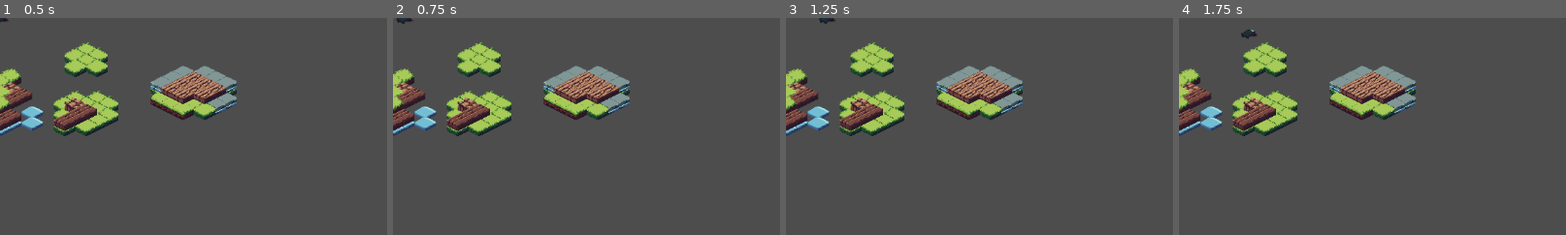
Above: before the commit, frames 1-4 (left to right).
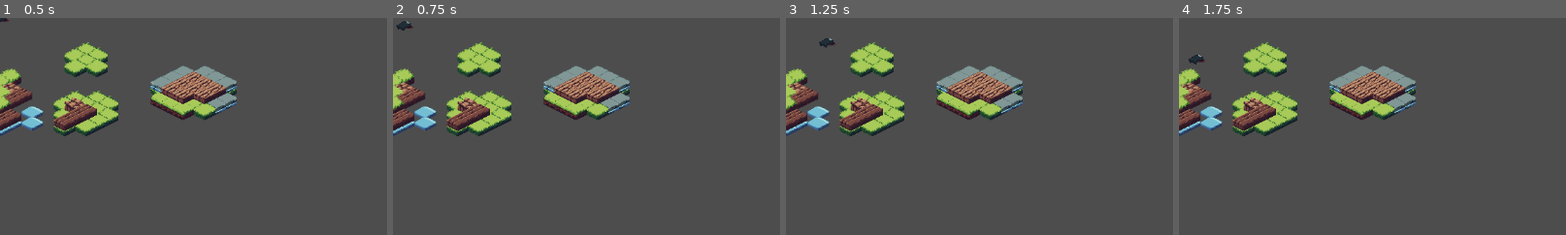
Above: after the commit, the same moments.

Repository: WatDuhHekBro/SGDA-Jam-S24
Game: Godot game, scene res://objects/test.tscn
The game is run twice, just before and just after one commit, with the same random seed, the same clock (stepped at 60 frames per second) and the same inputs. The project has no main scene, so this scene is started directly.
Inputs:
- Up to frame 1 (0.5 s): no input
- Up to frame 2 (0.75 s): tap Enter at 0.5 s; hold Right (ui_right) from 0.53 s (still down)
- Up to frame 3 (1.25 s): keep holding Right (ui_right)
- Up to frame 4 (1.75 s): release Right (ui_right) at 1.28 s; hold Down (ui_down) from 1.28 s (still down)
The pictures show only the part of the screen within x 0-50%, y 0-50%; the shares and areas given below are measured in that part.

Frame 1 is identical in both runs. In frame 2, 0.2% of the frame differs, in the area x 0-6%, y 0-6%; in frame 3, 0.2%; in frame 4, 0.2%, in the area x 2-21%, y 5-22%.

Commit message:
Fixed isometric movement

Diff:
--- a/objects/CharacterBody2D.gd
+++ b/objects/CharacterBody2D.gd
@@ -8,23 +8,20 @@
 	# Get the input direction and handle the movement/deceleration.
 	# As good practice, you should replace UI actions with custom gameplay actions.
 	var direction_x = Input.get_axis("ui_left", "ui_right")
-	var direction_y = Input.get_axis("ui_up", "ui_down")
+	var direction_y = Input.get_axis("ui_down", "ui_up")
 
 	if direction_x:
 		velocity.x = direction_x * SPEED * cos(deg_to_rad(30))
 		velocity.y = direction_x * SPEED * sin(deg_to_rad(30))
-		print(cos(deg_to_rad(30)), sin(deg_to_rad(30)))
+		print('x\' = ', velocity.x)
+		print('y\' = ', velocity.y)
+	elif direction_y:
+		velocity.x = direction_y * SPEED * cos(deg_to_rad(-30))
+		velocity.y = direction_y * SPEED * sin(deg_to_rad(-30))
 		print('x = ', velocity.x)
 		print('y = ', velocity.y)
 	else:
 		velocity.x = move_toward(velocity.x, 0, SPEED)
-
-	if direction_y:
-		velocity.x = direction_y * SPEED * cos(deg_to_rad(30))
-		velocity.y = direction_y * SPEED * sin(deg_to_rad(30))
-		print('x = ', velocity.x)
-		print('y = ', velocity.y)
-	else:
 		velocity.y = move_toward(velocity.y, 0, SPEED)
 
 	move_and_slide()
--- a/objects/test.tscn
+++ b/objects/test.tscn
@@ -8,125 +8,356 @@
 texture = ExtResource("1_g5e61")
 texture_region_size = Vector2i(32, 32)
 0:0/0 = 0
+0:0/0/physics_layer_0/linear_velocity = Vector2(0, 0)
+0:0/0/physics_layer_0/angular_velocity = 0.0
 1:0/0 = 0
+1:0/0/physics_layer_0/linear_velocity = Vector2(0, 0)
+1:0/0/physics_layer_0/angular_velocity = 0.0
 2:0/0 = 0
+2:0/0/physics_layer_0/linear_velocity = Vector2(0, 0)
+2:0/0/physics_layer_0/angular_velocity = 0.0
 3:0/0 = 0
+3:0/0/physics_layer_0/linear_velocity = Vector2(0, 0)
+3:0/0/physics_layer_0/angular_velocity = 0.0
 4:0/0 = 0
+4:0/0/physics_layer_0/linear_velocity = Vector2(0, 0)
+4:0/0/physics_layer_0/angular_velocity = 0.0
 5:0/0 = 0
+5:0/0/physics_layer_0/linear_velocity = Vector2(0, 0)
+5:0/0/physics_layer_0/angular_velocity = 0.0
 6:0/0 = 0
+6:0/0/physics_layer_0/linear_velocity = Vector2(0, 0)
+6:0/0/physics_layer_0/angular_velocity = 0.0
 7:0/0 = 0
+7:0/0/physics_layer_0/linear_velocity = Vector2(0, 0)
+7:0/0/physics_layer_0/angular_velocity = 0.0
 8:0/0 = 0
+8:0/0/physics_layer_0/linear_velocity = Vector2(0, 0)
+8:0/0/physics_layer_0/angular_velocity = 0.0
 9:0/0 = 0
+9:0/0/physics_layer_0/linear_velocity = Vector2(0, 0)
+9:0/0/physics_layer_0/angular_velocity = 0.0
 10:0/0 = 0
+10:0/0/physics_layer_0/linear_velocity = Vector2(0, 0)
+10:0/0/physics_layer_0/angular_velocity = 0.0
 0:1/0 = 0
+0:1/0/physics_layer_0/linear_velocity = Vector2(0, 0)
+0:1/0/physics_layer_0/angular_velocity = 0.0
 1:1/0 = 0
+1:1/0/physics_layer_0/linear_velocity = Vector2(0, 0)
+1:1/0/physics_layer_0/angular_velocity = 0.0
 2:1/0 = 0
+2:1/0/physics_layer_0/linear_velocity = Vector2(0, 0)
+2:1/0/physics_layer_0/angular_velocity = 0.0
 3:1/0 = 0
+3:1/0/physics_layer_0/linear_velocity = Vector2(0, 0)
+3:1/0/physics_layer_0/angular_velocity = 0.0
 4:1/0 = 0
+4:1/0/physics_layer_0/linear_velocity = Vector2(0, 0)
+4:1/0/physics_layer_0/angular_velocity = 0.0
 5:1/0 = 0
+5:1/0/physics_layer_0/linear_velocity = Vector2(0, 0)
+5:1/0/physics_layer_0/angular_velocity = 0.0
 6:1/0 = 0
+6:1/0/physics_layer_0/linear_velocity = Vector2(0, 0)
+6:1/0/physics_layer_0/angular_velocity = 0.0
 7:1/0 = 0
+7:1/0/physics_layer_0/linear_velocity = Vector2(0, 0)
+7:1/0/physics_layer_0/angular_velocity = 0.0
 8:1/0 = 0
+8:1/0/physics_layer_0/linear_velocity = Vector2(0, 0)
+8:1/0/physics_layer_0/angular_velocity = 0.0
 9:1/0 = 0
+9:1/0/physics_layer_0/linear_velocity = Vector2(0, 0)
+9:1/0/physics_layer_0/angular_velocity = 0.0
 10:1/0 = 0
+10:1/0/physics_layer_0/linear_velocity = Vector2(0, 0)
+10:1/0/physics_layer_0/angular_velocity = 0.0
 0:2/0 = 0
+0:2/0/physics_layer_0/linear_velocity = Vector2(0, 0)
+0:2/0/physics_layer_0/angular_velocity = 0.0
 1:2/0 = 0
+1:2/0/physics_layer_0/linear_velocity = Vector2(0, 0)
+1:2/0/physics_layer_0/angular_velocity = 0.0
 2:2/0 = 0
+2:2/0/physics_layer_0/linear_velocity = Vector2(0, 0)
+2:2/0/physics_layer_0/angular_velocity = 0.0
 3:2/0 = 0
+3:2/0/physics_layer_0/linear_velocity = Vector2(0, 0)
+3:2/0/physics_layer_0/angular_velocity = 0.0
 4:2/0 = 0
+4:2/0/physics_layer_0/linear_velocity = Vector2(0, 0)
+4:2/0/physics_layer_0/angular_velocity = 0.0
 5:2/0 = 0
+5:2/0/physics_layer_0/linear_velocity = Vector2(0, 0)
+5:2/0/physics_layer_0/angular_velocity = 0.0
 6:2/0 = 0
+6:2/0/physics_layer_0/linear_velocity = Vector2(0, 0)
+6:2/0/physics_layer_0/angular_velocity = 0.0
 7:2/0 = 0
+7:2/0/physics_layer_0/linear_velocity = Vector2(0, 0)
+7:2/0/physics_layer_0/angular_velocity = 0.0
 8:2/0 = 0
+8:2/0/physics_layer_0/linear_velocity = Vector2(0, 0)
+8:2/0/physics_layer_0/angular_velocity = 0.0
 9:2/0 = 0
+9:2/0/physics_layer_0/linear_velocity = Vector2(0, 0)
+9:2/0/physics_layer_0/angular_velocity = 0.0
 10:2/0 = 0
+10:2/0/physics_layer_0/linear_velocity = Vector2(0, 0)
+10:2/0/physics_layer_0/angular_velocity = 0.0
 0:3/0 = 0
+0:3/0/physics_layer_0/linear_velocity = Vector2(0, 0)
+0:3/0/physics_layer_0/angular_velocity = 0.0
 1:3/0 = 0
+1:3/0/physics_layer_0/linear_velocity = Vector2(0, 0)
+1:3/0/physics_layer_0/angular_velocity = 0.0
 2:3/0 = 0
+2:3/0/physics_layer_0/linear_velocity = Vector2(0, 0)
+2:3/0/physics_layer_0/angular_velocity = 0.0
 3:3/0 = 0
+3:3/0/physics_layer_0/linear_velocity = Vector2(0, 0)
+3:3/0/physics_layer_0/angular_velocity = 0.0
 4:3/0 = 0
+4:3/0/physics_layer_0/linear_velocity = Vector2(0, 0)
+4:3/0/physics_layer_0/angular_velocity = 0.0
 5:3/0 = 0
+5:3/0/physics_layer_0/linear_velocity = Vector2(0, 0)
+5:3/0/physics_layer_0/angular_velocity = 0.0
 6:3/0 = 0
+6:3/0/physics_layer_0/linear_velocity = Vector2(0, 0)
+6:3/0/physics_layer_0/angular_velocity = 0.0
 7:3/0 = 0
+7:3/0/physics_layer_0/linear_velocity = Vector2(0, 0)
+7:3/0/physics_layer_0/angular_velocity = 0.0
 8:3/0 = 0
+8:3/0/physics_layer_0/linear_velocity = Vector2(0, 0)
+8:3/0/physics_layer_0/angular_velocity = 0.0
 9:3/0 = 0
+9:3/0/physics_layer_0/linear_velocity = Vector2(0, 0)
+9:3/0/physics_layer_0/angular_velocity = 0.0
 10:3/0 = 0
+10:3/0/physics_layer_0/linear_velocity = Vector2(0, 0)
+10:3/0/physics_layer_0/angular_velocity = 0.0
 0:4/0 = 0
+0:4/0/physics_layer_0/linear_velocity = Vector2(0, 0)
+0:4/0/physics_layer_0/angular_velocity = 0.0
 1:4/0 = 0
+1:4/0/physics_layer_0/linear_velocity = Vector2(0, 0)
+1:4/0/physics_layer_0/angular_velocity = 0.0
 2:4/0 = 0
+2:4/0/physics_layer_0/linear_velocity = Vector2(0, 0)
+2:4/0/physics_layer_0/angular_velocity = 0.0
 3:4/0 = 0
+3:4/0/physics_layer_0/linear_velocity = Vector2(0, 0)
+3:4/0/physics_layer_0/angular_velocity = 0.0
 4:4/0 = 0
+4:4/0/physics_layer_0/linear_velocity = Vector2(0, 0)
+4:4/0/physics_layer_0/angular_velocity = 0.0
 5:4/0 = 0
+5:4/0/physics_layer_0/linear_velocity = Vector2(0, 0)
+5:4/0/physics_layer_0/angular_velocity = 0.0
 6:4/0 = 0
+6:4/0/physics_layer_0/linear_velocity = Vector2(0, 0)
+6:4/0/physics_layer_0/angular_velocity = 0.0
 7:4/0 = 0
+7:4/0/physics_layer_0/linear_velocity = Vector2(0, 0)
+7:4/0/physics_layer_0/angular_velocity = 0.0
 8:4/0 = 0
+8:4/0/physics_layer_0/linear_velocity = Vector2(0, 0)
+8:4/0/physics_layer_0/angular_velocity = 0.0
 9:4/0 = 0
+9:4/0/physics_layer_0/linear_velocity = Vector2(0, 0)
+9:4/0/physics_layer_0/angular_velocity = 0.0
 10:4/0 = 0
+10:4/0/physics_layer_0/linear_velocity = Vector2(0, 0)
+10:4/0/physics_layer_0/angular_velocity = 0.0
 0:5/0 = 0
+0:5/0/physics_layer_0/linear_velocity = Vector2(0, 0)
+0:5/0/physics_layer_0/angular_velocity = 0.0
 1:5/0 = 0
+1:5/0/physics_layer_0/linear_velocity = Vector2(0, 0)
+1:5/0/physics_layer_0/angular_velocity = 0.0
 2:5/0 = 0
+2:5/0/physics_layer_0/linear_velocity = Vector2(0, 0)
+2:5/0/physics_layer_0/angular_velocity = 0.0
 3:5/0 = 0
+3:5/0/physics_layer_0/linear_velocity = Vector2(0, 0)
+3:5/0/physics_layer_0/angular_velocity = 0.0
 4:5/0 = 0
+4:5/0/physics_layer_0/linear_velocity = Vector2(0, 0)
+4:5/0/physics_layer_0/angular_velocity = 0.0
 5:5/0 = 0
+5:5/0/physics_layer_0/linear_velocity = Vector2(0, 0)
+5:5/0/physics_layer_0/angular_velocity = 0.0
 6:5/0 = 0
+6:5/0/physics_layer_0/linear_velocity = Vector2(0, 0)
+6:5/0/physics_layer_0/angular_velocity = 0.0
 7:5/0 = 0
+7:5/0/physics_layer_0/linear_velocity = Vector2(0, 0)
+7:5/0/physics_layer_0/angular_velocity = 0.0
 8:5/0 = 0
+8:5/0/physics_layer_0/linear_velocity = Vector2(0, 0)
+8:5/0/physics_layer_0/angular_velocity = 0.0
 9:5/0 = 0
+9:5/0/physics_layer_0/linear_velocity = Vector2(0, 0)
+9:5/0/physics_layer_0/angular_velocity = 0.0
 10:5/0 = 0
+10:5/0/physics_layer_0/linear_velocity = Vector2(0, 0)
+10:5/0/physics_layer_0/angular_velocity = 0.0
 0:6/0 = 0
+0:6/0/physics_layer_0/linear_velocity = Vector2(0, 0)
+0:6/0/physics_layer_0/angular_velocity = 0.0
 1:6/0 = 0
+1:6/0/physics_layer_0/linear_velocity = Vector2(0, 0)
+1:6/0/physics_layer_0/angular_velocity = 0.0
 2:6/0 = 0
+2:6/0/physics_layer_0/linear_velocity = Vector2(0, 0)
+2:6/0/physics_layer_0/angular_velocity = 0.0
 3:6/0 = 0
+3:6/0/physics_layer_0/linear_velocity = Vector2(0, 0)
+3:6/0/physics_layer_0/angular_velocity = 0.0
 4:6/0 = 0
+4:6/0/physics_layer_0/linear_velocity = Vector2(0, 0)
+4:6/0/physics_layer_0/angular_velocity = 0.0
 5:6/0 = 0
+5:6/0/physics_layer_0/linear_velocity = Vector2(0, 0)
+5:6/0/physics_layer_0/angular_velocity = 0.0
 6:6/0 = 0
+6:6/0/physics_layer_0/linear_velocity = Vector2(0, 0)
+6:6/0/physics_layer_0/angular_velocity = 0.0
 7:6/0 = 0
+7:6/0/physics_layer_0/linear_velocity = Vector2(0, 0)
+7:6/0/physics_layer_0/angular_velocity = 0.0
 8:6/0 = 0
+8:6/0/physics_layer_0/linear_velocity = Vector2(0, 0)
+8:6/0/physics_layer_0/angular_velocity = 0.0
 9:6/0 = 0
+9:6/0/physics_layer_0/linear_velocity = Vector2(0, 0)
+9:6/0/physics_layer_0/angular_velocity = 0.0
 10:6/0 = 0
+10:6/0/physics_layer_0/linear_velocity = Vector2(0, 0)
+10:6/0/physics_layer_0/angular_velocity = 0.0
 0:7/0 = 0
+0:7/0/physics_layer_0/linear_velocity = Vector2(0, 0)
+0:7/0/physics_layer_0/angular_velocity = 0.0
 1:7/0 = 0
+1:7/0/physics_layer_0/linear_velocity = Vector2(0, 0)
+1:7/0/physics_layer_0/angular_velocity = 0.0
 2:7/0 = 0
+2:7/0/physics_layer_0/linear_velocity = Vector2(0, 0)
+2:7/0/physics_layer_0/angular_velocity = 0.0
 3:7/0 = 0
+3:7/0/physics_layer_0/linear_velocity = Vector2(0, 0)
+3:7/0/physics_layer_0/angular_velocity = 0.0
 4:7/0 = 0
+4:7/0/physics_layer_0/linear_velocity = Vector2(0, 0)
+4:7/0/physics_layer_0/angular_velocity = 0.0
 5:7/0 = 0
+5:7/0/physics_layer_0/linear_velocity = Vector2(0, 0)
+5:7/0/physics_layer_0/angular_velocity = 0.0
 6:7/0 = 0
+6:7/0/physics_layer_0/linear_velocity = Vector2(0, 0)
+6:7/0/physics_layer_0/angular_velocity = 0.0
 7:7/0 = 0
+7:7/0/physics_layer_0/linear_velocity = Vector2(0, 0)
+7:7/0/physics_layer_0/angular_velocity = 0.0
 8:7/0 = 0
+8:7/0/physics_layer_0/linear_velocity = Vector2(0, 0)
+8:7/0/physics_layer_0/angular_velocity = 0.0
 0:8/0 = 0
+0:8/0/physics_layer_0/linear_velocity = Vector2(0, 0)
+0:8/0/physics_layer_0/angular_velocity = 0.0
 1:8/0 = 0
+1:8/0/physics_layer_0/linear_velocity = Vector2(0, 0)
+1:8/0/physics_layer_0/angular_velocity = 0.0
 2:8/0 = 0
+2:8/0/physics_layer_0/linear_velocity = Vector2(0, 0)
+2:8/0/physics_layer_0/angular_velocity = 0.0
 3:8/0 = 0
+3:8/0/physics_layer_0/linear_velocity = Vector2(0, 0)
+3:8/0/physics_layer_0/angular_velocity = 0.0
 4:8/0 = 0
+4:8/0/physics_layer_0/linear_velocity = Vector2(0, 0)
+4:8/0/physics_layer_0/angular_velocity = 0.0
 5:8/0 = 0
+5:8/0/physics_layer_0/linear_velocity = Vector2(0, 0)
+5:8/0/physics_layer_0/angular_velocity = 0.0
 6:8/0 = 0
+6:8/0/physics_layer_0/linear_velocity = Vector2(0, 0)
+6:8/0/physics_layer_0/angular_velocity = 0.0
 7:8/0 = 0
+7:8/0/physics_layer_0/linear_velocity = Vector2(0, 0)
+7:8/0/physics_layer_0/angular_velocity = 0.0
 8:8/0 = 0
+8:8/0/physics_layer_0/linear_velocity = Vector2(0, 0)
+8:8/0/physics_layer_0/angular_velocity = 0.0
 0:9/0 = 0
+0:9/0/physics_layer_0/linear_velocity = Vector2(0, 0)
+0:9/0/physics_layer_0/angular_velocity = 0.0
 1:9/0 = 0
+1:9/0/physics_layer_0/linear_velocity = Vector2(0, 0)
+1:9/0/physics_layer_0/angular_velocity = 0.0
 2:9/0 = 0
+2:9/0/physics_layer_0/linear_velocity = Vector2(0, 0)
+2:9/0/physics_layer_0/angular_velocity = 0.0
 3:9/0 = 0
+3:9/0/physics_layer_0/linear_velocity = Vector2(0, 0)
+3:9/0/physics_layer_0/angular_velocity = 0.0
 4:9/0 = 0
+4:9/0/physics_layer_0/linear_velocity = Vector2(0, 0)
+4:9/0/physics_layer_0/angular_velocity = 0.0
 5:9/0 = 0
+5:9/0/physics_layer_0/linear_velocity = Vector2(0, 0)
+5:9/0/physics_layer_0/angular_velocity = 0.0
 6:9/0 = 0
+6:9/0/physics_layer_0/linear_velocity = Vector2(0, 0)
+6:9/0/physics_layer_0/angular_velocity = 0.0
 7:9/0 = 0
+7:9/0/physics_layer_0/linear_velocity = Vector2(0, 0)
+7:9/0/physics_layer_0/angular_velocity = 0.0
 8:9/0 = 0
+8:9/0/physics_layer_0/linear_velocity = Vector2(0, 0)
+8:9/0/physics_layer_0/angular_velocity = 0.0
 0:10/0 = 0
+0:10/0/physics_layer_0/linear_velocity = Vector2(0, 0)
+0:10/0/physics_layer_0/angular_velocity = 0.0
 1:10/0 = 0
+1:10/0/physics_layer_0/linear_velocity = Vector2(0, 0)
+1:10/0/physics_layer_0/angular_velocity = 0.0
 2:10/0 = 0
+2:10/0/physics_layer_0/linear_velocity = Vector2(0, 0)
+2:10/0/physics_layer_0/angular_velocity = 0.0
 3:10/0 = 0
+3:10/0/physics_layer_0/linear_velocity = Vector2(0, 0)
+3:10/0/physics_layer_0/angular_velocity = 0.0
 4:10/0 = 0
+4:10/0/physics_layer_0/linear_velocity = Vector2(0, 0)
+4:10/0/physics_layer_0/angular_velocity = 0.0
 5:10/0 = 0
+5:10/0/physics_layer_0/linear_velocity = Vector2(0, 0)
+5:10/0/physics_layer_0/angular_velocity = 0.0
 6:10/0 = 0
+6:10/0/physics_layer_0/linear_velocity = Vector2(0, 0)
+6:10/0/physics_layer_0/angular_velocity = 0.0
 7:10/0 = 0
+7:10/0/physics_layer_0/linear_velocity = Vector2(0, 0)
+7:10/0/physics_layer_0/angular_velocity = 0.0
 8:10/0 = 0
+8:10/0/physics_layer_0/linear_velocity = Vector2(0, 0)
+8:10/0/physics_layer_0/angular_velocity = 0.0
 9:10/0 = 0
+9:10/0/physics_layer_0/linear_velocity = Vector2(0, 0)
+9:10/0/physics_layer_0/angular_velocity = 0.0
 10:10/0 = 0
+10:10/0/physics_layer_0/linear_velocity = Vector2(0, 0)
+10:10/0/physics_layer_0/angular_velocity = 0.0
 
 [sub_resource type="TileSet" id="TileSet_sb36q"]
 tile_shape = 1
 tile_layout = 5
 tile_size = Vector2i(32, 16)
+physics_layer_0/collision_layer = 1
 sources/0 = SubResource("TileSetAtlasSource_e3rfw")
 
 [sub_resource type="RectangleShape2D" id="RectangleShape2D_tou81"]
